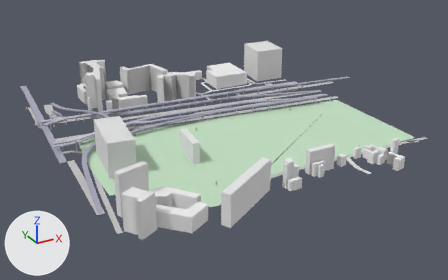
What one commit did to the glTF model white-model-six-districts/chunks/128_87_high.glb.
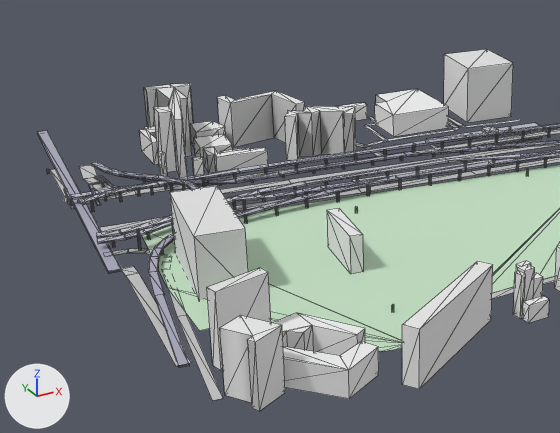
The first picture shows the older version from a 50 mm camera at (3814.0, 6435.0, 385.0) aimed at (4275.0, 7272.0, -34.0). The close-ups show the older and then the newer version on the part from 0% to 69% of the width and 5% to 90% of the height of that picture. Only the edits that show in the close-ups are written down. The lights are fixed; the arrows at lower left show +X, +Y and +Z. The close-ups show mesh edges as thin lines. Vertices at exactly the same position are counted once.
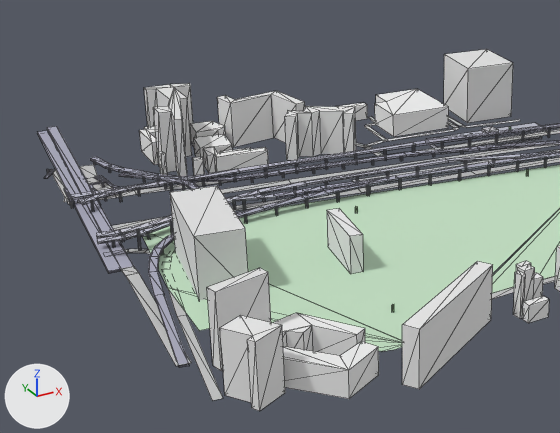
Where the change shows, as pixel boxes [x1, y1, x2, y2] in the close-ups (560 x 433 px; the box of a moved part takes in the faces that stretch with it):
```json
{"part": 1, "of": "me_mesh_0", "change": "moved or reshaped", "before": [91, 162, 111, 173], "after": [90, 157, 111, 168]}
{"part": 2, "of": "me_mesh_0", "change": "moved or reshaped", "before": [207, 179, 236, 185], "after": [105, 165, 123, 172]}
{"part": 3, "of": "me_mesh_0", "change": "moved or reshaped", "before": [121, 176, 155, 182], "after": [119, 168, 157, 175]}
{"part": 4, "of": "me_mesh_0", "change": "moved or reshaped", "after": [157, 174, 181, 178], "on screen": "not visible before"}
{"part": 5, "of": "me_mesh_0", "change": "moved or reshaped", "before": [190, 180, 208, 185], "after": [179, 176, 207, 182]}
{"part": 6, "of": "me_mesh_0", "change": "added", "after": [207, 176, 236, 182]}
{"part": 7, "of": "me_mesh_0", "change": "moved or reshaped", "before": [64, 157, 401, 209], "after": [44, 153, 406, 202]}
{"part": 8, "of": "me_mesh_0", "change": "added", "after": [47, 126, 147, 271]}
```

Scene script edits in JSON lines:
```json
{"block": "me_mesh_0", "where": "# used by ob_mesh_0; location = (0.0, 0.0, 0.0)"}
{"op": "remove", "block": "me_mesh_0", "code": "me_mesh_0.from_pydata(...)  # 2033 vertices, 2201 faces; spans x 3993.0..4579.0, y 6974.0..7613.0, z -13.0..60.0"}
{"op": "add", "block": "me_mesh_0", "code": "me_mesh_0.from_pydata(...)  # 2109 vertices, 2285 faces; spans x 3992.0..4579.0, y 6974.0..7614.0, z -13.0..60.0"}
{"block": "me_mesh_0", "change": "me_mesh_0 part 1: the loose piece of 8 vertices spanning x 4044.0..4058.0, y 7466.0..7497.0, z -2.0..0.0 is moved by (0.0, 0.0, 5.0)"}
{"block": "me_mesh_0", "change": "me_mesh_0 part 2: the loose piece of 8 vertices spanning x 4124.0..4150.0, y 7372.0..7388.0, z 1.0..3.0 is turned -44 degrees about the z axis through its middle and scaled by 0.763, then moved by (-79.0, 78.0, 2.0)"}
{"block": "me_mesh_0", "change": "me_mesh_0 part 3: the loose piece of 8 vertices spanning x 4059.0..4089.0, y 7415.0..7451.0, z 0.0..2.0 is moved by (0.0, 0.0, 4.0)"}
{"block": "me_mesh_0", "change": "me_mesh_0 part 4: the loose piece of 8 vertices spanning x 4083.0..4105.0, y 7398.0..7420.0, z 0.0..2.0 is moved by (0.0, 0.0, 4.0)"}
{"block": "me_mesh_0", "change": "me_mesh_0 part 5: the loose piece of 8 vertices spanning x 4101.0..4127.0, y 7382.0..7404.0, z 1.0..3.0 is moved by (0.0, 0.0, 3.0)"}
{"block": "me_mesh_0", "change": "me_mesh_0 part 6: the loose piece of 8 vertices spanning x 4124.0..4150.0, y 7372.0..7388.0, z 1.0..3.0 is copied, and the copy is moved by (0.0, 0.0, 3.0); it spans x 4124.0..4150.0, y 7372.0..7388.0, z 4.0..6.0"}
{"block": "me_mesh_0", "change": "me_mesh_0 part 7: 36 vertices moved from x 4000.0..4254.0, y 7360.0..7440.0, z -2.0..4.0 to x 4000.0..4254.0, y 7360.0..7440.0, z 4.0..5.0; 16 vertices removed from x 4051.0..4191.0, y 7365.0..7468.0, z -2.0..3.0; 16 vertices added at x 3992.0..4191.0, y 7365.0..7501.0, z -3.0..7.0"}
{"block": "me_mesh_0", "change": "me_mesh_0 part 8: 28 vertices added at x 4003.0..4086.0, y 7243.0..7614.0, z -1.0..6.0"}
{"block": "me_mesh_0", "change": "other edits to the shape of me_mesh_0 do not show in these pictures"}
```
